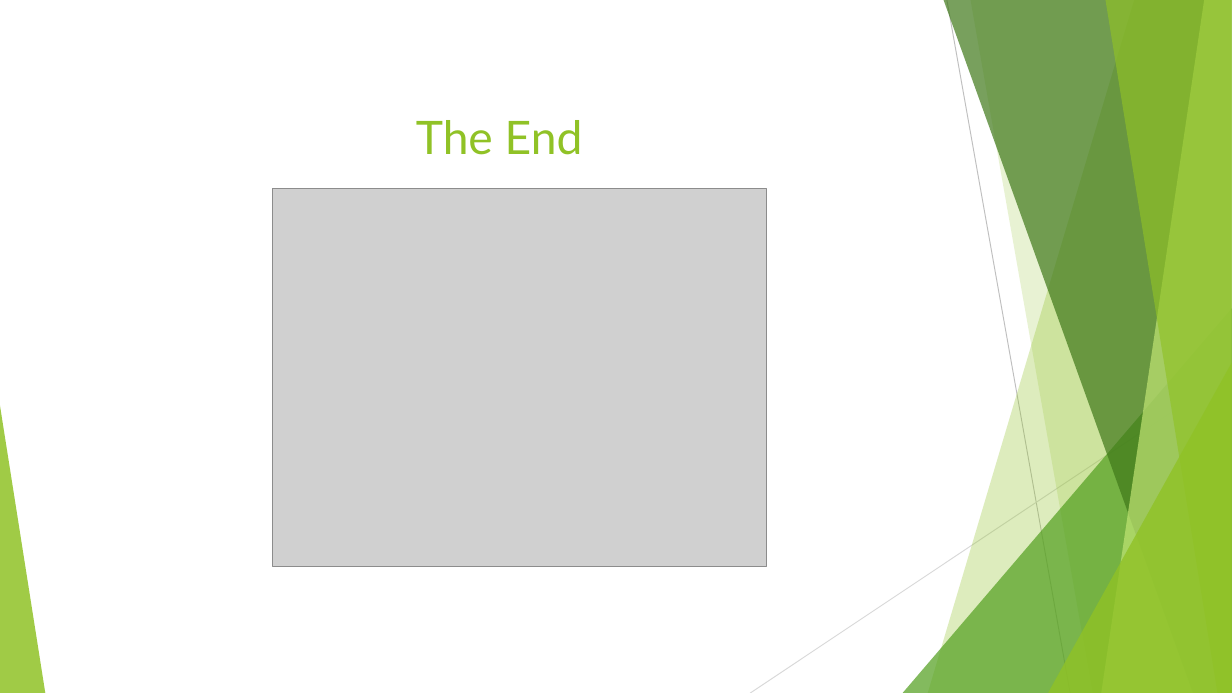
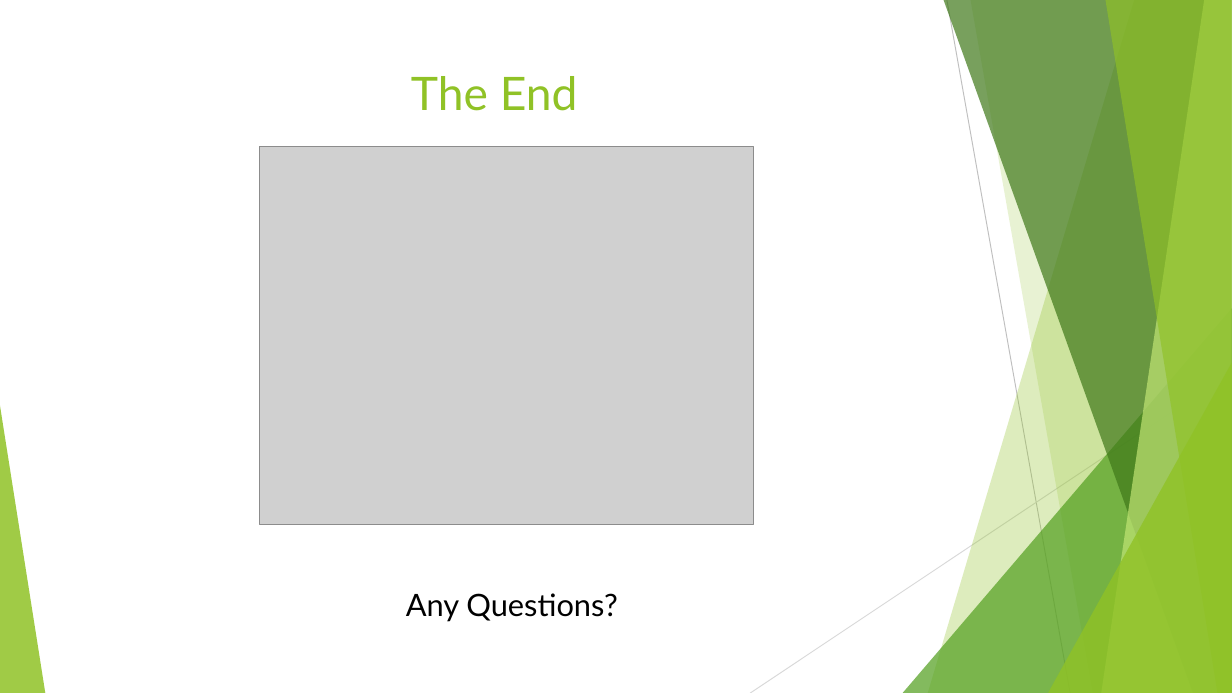
Before and after one commit to MZt92-ui/Project-1-Group-3, a slide deck: slide 11 of Boat Presentation.pptx (slide 9 before the commit). Drawn at 1232x693 pixels with LibreOffice and Linux fonts; fonts in the diff are those of the drawing; grey boxes stand for pictures. Boxes give left, top, right and bottom in pixels: in the first picture for what was removed or moved away, otherwise in the second. Text is boxed around its words. In the diff, an @@ line names an element or a change of style, - is before the commit and + after.

```diff
--- a/Boat Presentation.pptx
+++ b/Boat Presentation.pptx
@@ title "The End": place and size @@
-title "The End" at box(416, 120, 583, 155)
+title "The End" at box(411, 76, 578, 111)
@@ picture: place and size @@
-picture at box(273, 189, 766, 567)
+picture at box(260, 146, 753, 524)
@@ text added at box(406, 593, 618, 622), 24 pt, text #000000 @@
+Any Questions?
```
Also in this commit, not shown: 7 other slides changed, 2 slides added, 1 other file.
